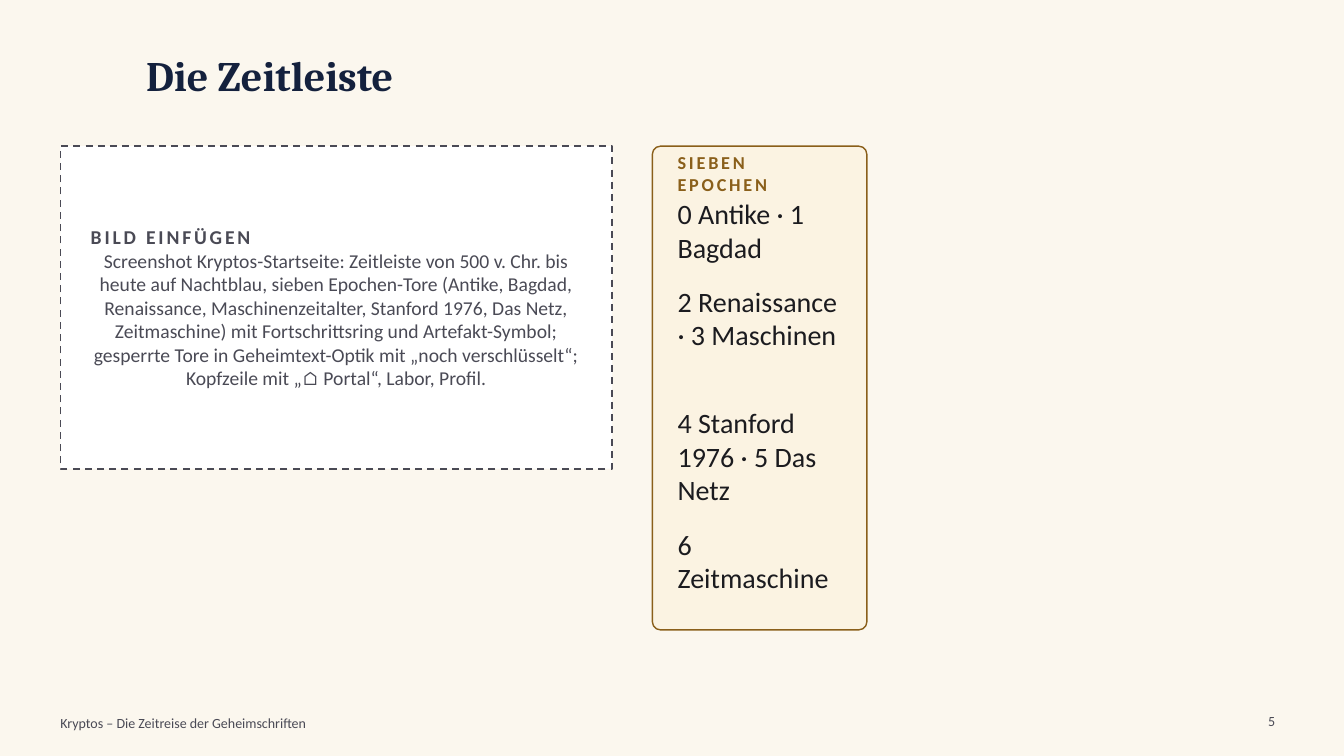
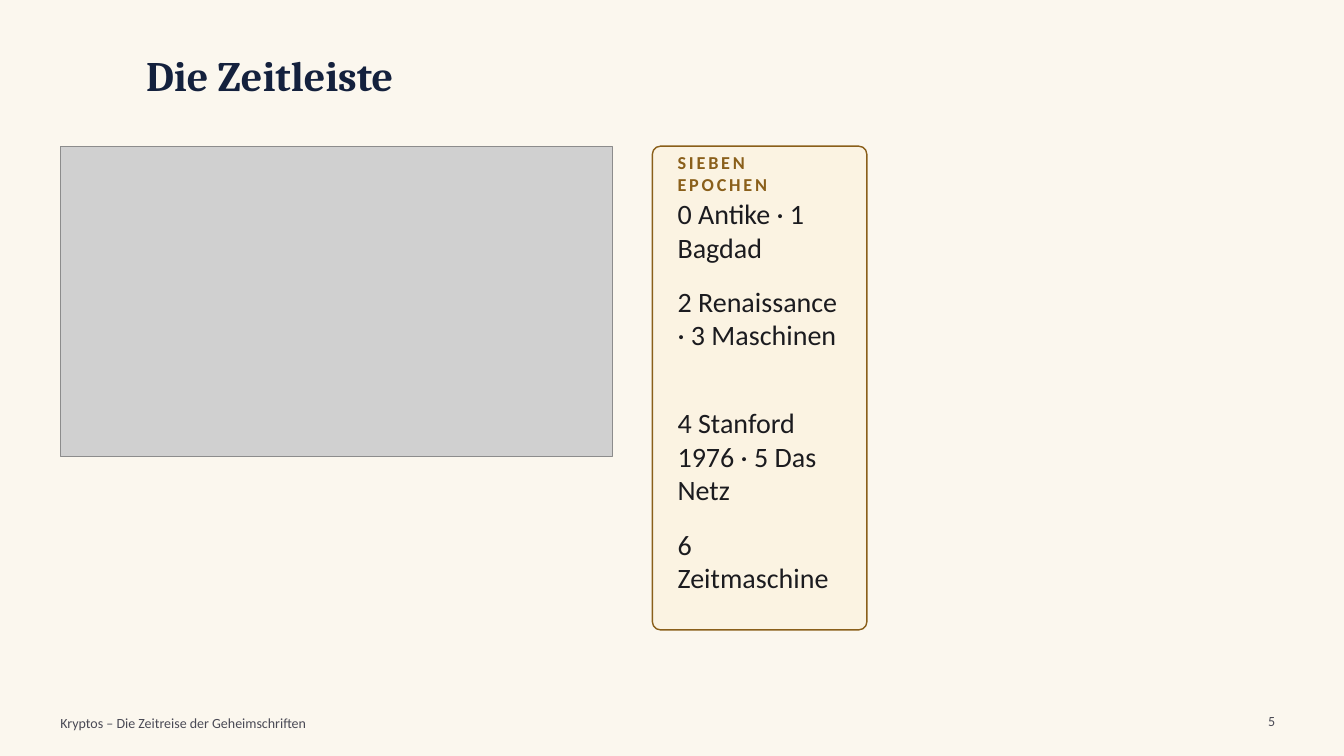
Before and after one commit to frankjuchim/kryptos, a slide deck: slide 5 of materialien/Videos/00_Kryptos_Zeitreise/KR_Video_00_Kryptos_Zeitreise_Folien.pptx. Drawn at 1344x756 pixels with LibreOffice and Linux fonts; fonts in the diff are those of the drawing; grey boxes stand for pictures; background and template pictures are left out. Boxes give left, top, right and bottom in pixels: in the first picture for what was removed or moved away, otherwise in the second. Text is boxed around its words. In the diff, an @@ line names an element or a change of style, - is before the commit and + after.

```diff
--- a/materialien/Videos/00_Kryptos_Zeitreise/KR_Video_00_Kryptos_Zeitreise_Folien.pptx
+++ b/materialien/Videos/00_Kryptos_Zeitreise/KR_Video_00_Kryptos_Zeitreise_Folien.pptx
@@ rectangle removed at [60,146,612,469] @@
@@ picture added at [60,146,612,457] @@
@@ text removed at [91,228,578,388] @@
-BILD EINFÜGEN
-Screenshot Kryptos-Startseite: Zeitleiste von 500 v. Chr. bis heute auf Nachtblau, sieben Epochen-Tore (Antike, Bagdad, Renaissance, Maschinenzeitalter, Stanford 1976, Das Netz, Zeitmaschine) mit Fortschrittsring und Artefakt-Symbol; gesperrte Tore in Geheimtext-Optik mit „noch verschlüsselt“; Kopfzeile mit „⌂ Portal“, Labor, Profil.
```
Also in this commit, not shown: 8 other slides changed, 19 other files.
